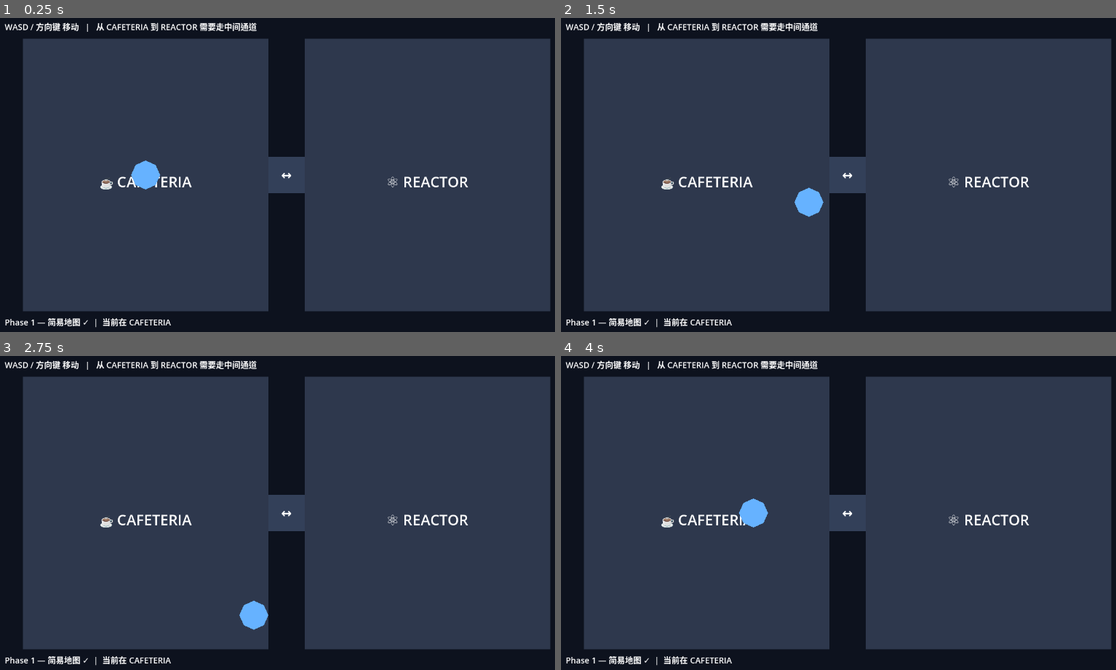
Above: before the commit, frames 1-4 (two rows, left to right).
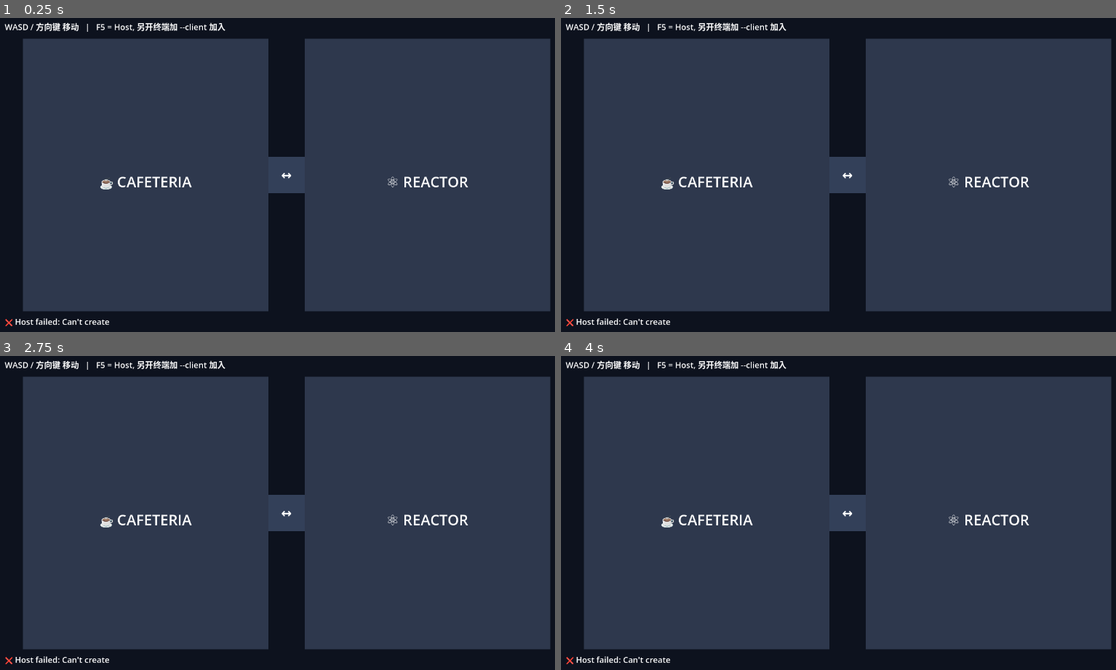
Above: after the commit, the same moments.

Repository: liangshaojie/taikong-sha-game
Game: Godot game, scene res://scenes/main.tscn
Two runs of this game, one before a commit and one after it. Both use one fixed random seed, a clock stepped at 60 frames per second and the inputs below.
Inputs:
- Up to frame 1 (0.25 s): no input
- Up to frame 2 (1.5 s): tap Enter at 0.5 s; hold D (move_right) 0.53-1.28 s; hold S (move_down) from 1.28 s (still down)
- Up to frame 3 (2.75 s): release S (move_down) at 2.03 s; hold D (move_right) from 2.03 s (still down)
- Up to frame 4 (4 s): tap Space at 2.75 s; release D (move_right) at 2.78 s; hold W (move_up) 2.78-3.53 s; hold A (move_left) from 3.53 s (still down)

The runs differ from the first frame. In frame 1, 1.3% of the frame differs, in the area x 0-47%, y 1-99%; in frame 2, 1.3%; in frame 3, 1.3%, in the area x 0-49%, y 1-99%; in frame 4, 1.3%.

Commit message:
feat(net): Phase 2 本地双人原型 - Host/Client 架构
新增网络层：
- scripts/network/lobby.gd    Autoload 网络管理器（host/join/leave + 信号）
- scripts/main.gd              主场景脚本：命令行分发 + 玩家生成
- scripts/start_client.sh      便捷启动 client 的 bash 脚本

修改：
- scripts/player/player.gd     加上 authority 判断，只在 owner 端处理输入
- scenes/player/player.tscn    新增 MultiplayerSynchronizer（同步 position）
- scenes/main.tscn             改成动态生成玩家（删除静态 Player，加 PlayerSpawner）
- project.godot                注册 Lobby 为 autoload（全局单例）

架构说明：
- F5 = 默认作为 host（监听 7777 端口）
- 终端运行 'bash scripts/start_client.sh' 或 'godot --path . -- --client' 作为 client
- 服务端用 MultiplayerSpawner 动态 spawn 玩家，自动同步到所有 peer
- 每个玩家的 authority 设为自己的 peer_id，只有自己能控制自己的位置
- MultiplayerSynchronizer 以 ON_CHANGE 模式同步 position

下一步：Phase 2 - 大厅系统（菜单 UI、房间号、玩家列表）

Diff:
--- a/project.godot
+++ b/project.godot
@@ -14,6 +14,10 @@
 run/main_scene="res://scenes/main.tscn"
 config/features=PackedStringArray("4.6", "Forward Plus")
 config/icon="res://icon.svg"
+
+[autoload]
+
+Lobby="*res://scripts/network/lobby.gd"
 
 [display]
 
--- a/scenes/main.tscn
+++ b/scenes/main.tscn
@@ -1,29 +1,33 @@
-[gd_scene load_steps=3 format=3]
+[gd_scene load_steps=4 format=3]
 
-[ext_resource type="PackedScene" path="res://scenes/game/ship_map.tscn" id="1_ship_map"]
-[ext_resource type="PackedScene" path="res://scenes/player/player.tscn" id="2_player"]
+[ext_resource type="Script" path="res://scripts/main.gd" id="1_main"]
+[ext_resource type="PackedScene" path="res://scenes/game/ship_map.tscn" id="2_ship_map"]
 
 [node name="Main" type="Node2D"]
+script = ExtResource("1_main")
 
-[node name="ShipMap" parent="." instance=ExtResource("1_ship_map")]
+[node name="ShipMap" parent="." instance=ExtResource("2_ship_map")]
+
+[node name="Players" type="Node2D" parent="."]
+
+[node name="PlayerSpawner" type="MultiplayerSpawner" parent="."]
+_spawnable_scenes = PackedStringArray("res://scenes/player/player.tscn")
+spawn_path = NodePath("../Players")
 
 [node name="UI" type="CanvasLayer" parent="."]
 
 [node name="HintLabel" type="Label" parent="UI"]
 offset_left = 20.0
 offset_top = 20.0
-offset_right = 700.0
+offset_right = 1100.0
 offset_bottom = 60.0
-text = "WASD / 方向键 移动   |   从 CAFETERIA 到 REACTOR 需要走中间通道"
+text = "WASD / 方向键 移动   |   F5 = Host, 另开终端加 --client 加入"
 theme_override_font_sizes/font_size = 18
 
 [node name="StatusLabel" type="Label" parent="UI"]
 offset_left = 20.0
 offset_top = 670.0
-offset_right = 900.0
+offset_right = 1260.0
 offset_bottom = 710.0
-text = "Phase 1 — 简易地图 ✓  |  当前在 CAFETERIA"
+text = "Initializing..."
 theme_override_font_sizes/font_size = 18
-
-[node name="Player" parent="." instance=ExtResource("2_player")]
-position = Vector2(330, 360)
--- a/scenes/player/player.tscn
+++ b/scenes/player/player.tscn
@@ -1,9 +1,15 @@
-[gd_scene load_steps=3 format=3]
+[gd_scene load_steps=4 format=3]
 
 [ext_resource type="Script" path="res://scripts/player/player.gd" id="1_player"]
 
 [sub_resource type="CircleShape2D" id="CircleShape2D_1"]
 radius = 32.0
+
+[sub_resource type="SceneReplicationConfig" id="SceneReplicationConfig_1"]
+properties/0/path = NodePath(".:position")
+properties/0/spawn = true
+properties/0/replication_mode = 2
+properties/0/sync = true
 
 [node name="Player" type="CharacterBody2D"]
 script = ExtResource("1_player")
@@ -14,3 +20,6 @@
 
 [node name="CollisionShape2D" type="CollisionShape2D" parent="."]
 shape = SubResource("CircleShape2D_1")
+
+[node name="MultiplayerSynchronizer" type="MultiplayerSynchronizer" parent="."]
+replication_config = SubResource("SceneReplicationConfig_1")
--- /dev/null
+++ b/scripts/main.gd
@@ -0,0 +1,99 @@
+extends Node2D
+
+# Main - 游戏主场景脚本
+# 启动时根据命令行参数决定 host 还是 client
+# 负责玩家对象的动态生成（通过 MultiplayerSpawner）
+
+const PLAYER_SCENE: PackedScene = preload("res://scenes/player/player.tscn")
+
+@onready var player_spawner: MultiplayerSpawner = $PlayerSpawner
+@onready var status_label: Label = $UI/StatusLabel
+
+# 玩家出生点配置（peer_id → 位置）
+const SPAWN_POSITIONS := {
+	1: Vector2(330, 360),   # Host → CAFETERIA
+	2: Vector2(950, 360),   # Client → REACTOR
+}
+
+func _ready() -> void:
+	# 1. 配置 spawner 的自定义生成函数
+	player_spawner.spawn_function = _spawn_player
+
+	# 2. 监听 lobby 信号
+	Lobby.hosted.connect(_on_hosted)
+	Lobby.joined.connect(_on_joined)
+	Lobby.peer_joined.connect(_on_peer_joined)
+	Lobby.peer_left.connect(_on_peer_left)
+	Lobby.connection_failed.connect(_on_connection_failed)
+	Lobby.server_disconnected.connect(_on_server_disconnected)
+
+	# 3. 根据命令行参数决定模式
+	var args := OS.get_cmdline_user_args()
+	if "--client" in args:
+		_start_as_client()
+	else:
+		_start_as_host()
+
+# === 启动模式 ===
+
+func _start_as_host() -> void:
+	var err := Lobby.host_game()
+	if err != OK:
+		_show_status("❌ Host failed: %s" % error_string(err))
+		return
+	# 等 hosted 信号触发后再生成本机玩家
+
+func _start_as_client() -> void:
+	var err := Lobby.join_game()
+	if err != OK:
+		_show_status("❌ Join failed: %s" % error_string(err))
+		return
+	_show_status("🔄 Connecting to %s:%d..." % [Lobby.DEFAULT_SERVER_IP, Lobby.PORT])
+
+# === Lobby 回调 ===
+
+func _on_hosted() -> void:
+	_show_status("🟢 Hosted on port %d. Run another instance with --client to join." % Lobby.PORT)
+	_spawn_player_for(Lobby.get_my_id())
+
+func _on_joined() -> void:
+	_show_status("✅ Connected as Peer %d. Waiting for spawn..." % Lobby.get_my_id())
+
+func _on_peer_joined(peer_id: int) -> void:
+	if Lobby.is_host():
+		_spawn_player_for(peer_id)
+		_show_status("👤 Player %d joined" % peer_id)
+
+func _on_peer_left(peer_id: int) -> void:
+	_show_status("🚪 Player %d left" % peer_id)
+
+func _on_connection_failed() -> void:
+	_show_status("❌ Connection failed. Check that host is running on %s:%d" % [Lobby.DEFAULT_SERVER_IP, Lobby.PORT])
+
+func _on_server_disconnected() -> void:
+	_show_status("🚨 Server disconnected")
+
+# === Spawner 自定义函数 ===
+# 在 host 端调用 player_spawner.spawn(data) 时，会自动在所有 peer 上执行本函数
+
+func _spawn_player(data: Variant) -> Node:
+	var peer_id: int = int(data.get("peer_id", 0))
+	var spawn_pos: Vector2 = data.get("spawn_pos", Vector2.ZERO)
+
+	var player: Node = PLAYER_SCENE.instantiate()
+	player.name = str(peer_id)  # 唯一名（peer_id 即 multiplayer id）
+	player.position = spawn_pos
+	return player
+
+# === 工具 ===
+
+func _spawn_player_for(peer_id: int) -> void:
+	if not Lobby.is_host():
+		return
+	var spawn_pos: Vector2 = SPAWN_POSITIONS.get(peer_id, Vector2(640, 360))
+	player_spawner.spawn({"peer_id": peer_id, "spawn_pos": spawn_pos})
+
+func _show_status(msg: String) -> void:
+	if status_label:
+		status_label.text = msg
+	print("[Main] %s" % msg)
--- /dev/null
+++ b/scripts/network/lobby.gd
@@ -0,0 +1,85 @@
+extends Node
+
+# Lobby - 网络管理器（Autoload，全局单例）
+# 提供房间创建/加入/离开功能，并把网络事件翻译为业务信号
+
+signal hosted                                # 本机成功创建了房间（作为 host）
+signal joined                                # 本机成功加入了房间（作为 client）
+signal peer_joined(peer_id: int)            # 有新玩家加入（host 侧触发）
+signal peer_left(peer_id: int)              # 有玩家断开
+signal connection_failed                     # 加入失败
+signal server_disconnected                  # 与服务器断开（client 侧触发）
+
+const PORT := 7777
+const DEFAULT_SERVER_IP := "127.0.0.1"
+const MAX_CONNECTIONS := 10
+
+func _ready() -> void:
+	multiplayer.peer_connected.connect(_on_peer_connected)
+	multiplayer.peer_disconnected.connect(_on_peer_disconnected)
+	multiplayer.connected_to_server.connect(_on_connected_to_server)
+	multiplayer.connection_failed.connect(_on_connection_failed)
+	multiplayer.server_disconnected.connect(_on_server_disconnected)
+
+# === Public API ===
+
+func host_game() -> Error:
+	"""创建房间（作为 host/服务端）。"""
+	var peer := ENetMultiplayerPeer.new()
+	var error := peer.create_server(PORT, MAX_CONNECTIONS)
+	if error != OK:
+		return error
+	multiplayer.multiplayer_peer = peer
+	hosted.emit()
+	return OK
+
+func join_game(address: String = DEFAULT_SERVER_IP) -> Error:
+	"""加入房间（作为 client）。"""
+	var peer := ENetMultiplayerPeer.new()
+	var error := peer.create_client(address, PORT)
+	if error != OK:
+		return error
+	multiplayer.multiplayer_peer = peer
+	return OK
+
+func leave_game() -> void:
+	"""离开当前房间。"""
+	if multiplayer.multiplayer_peer:
+		multiplayer.multiplayer_peer.close()
+	multiplayer.multiplayer_peer = null
+
+func is_host() -> bool:
+	return multiplayer.multiplayer_peer != null and multiplayer.is_server()
+
+func is_in_game() -> bool:
+	return multiplayer.multiplayer_peer != null
+
+func get_my_id() -> int:
+	if multiplayer.multiplayer_peer:
+		return multiplayer.get_unique_id()
+	return 0
+
+# === Internal callbacks ===
+
+func _on_peer_connected(peer_id: int) -> void:
+	# 仅 host 端会收到这个信号
+	print("[Lobby] Peer %d joined" % peer_id)
+	peer_joined.emit(peer_id)
+
+func _on_peer_disconnected(peer_id: int) -> void:
+	print("[Lobby] Peer %d left" % peer_id)
+	peer_left.emit(peer_id)
+
+func _on_connected_to_server() -> void:
+	print("[Lobby] Connected to server as Peer %d" % multiplayer.get_unique_id())
+	joined.emit()
+
+func _on_connection_failed() -> void:
+	print("[Lobby] Connection failed")
+	multiplayer.multiplayer_peer = null
+	connection_failed.emit()
+
+func _on_server_disconnected() -> void:
+	print("[Lobby] Server disconnected")
+	leave_game()
+	server_disconnected.emit()
--- a/scripts/player/player.gd
+++ b/scripts/player/player.gd
@@ -1,14 +1,21 @@
 extends CharacterBody2D
 
-# 玩家移动脚本 - Phase 1 单人 Demo
-# WASD 或方向键控制移动
+# Player - 玩家移动脚本（联网版）
+# 只在 owner 端处理输入；其他端只接收位置同步
 
 @export var speed: float = 300.0
 
+func _ready() -> void:
+	# Spawner 把玩家名设为 peer_id 字符串，据此设置 authority
+	# 这样每个玩家只在自己的客户端响应输入
+	set_multiplayer_authority(int(name))
+
 func _physics_process(_delta: float) -> void:
+	# 非 authority 端不做输入处理（位置由 MultiplayerSynchronizer 自动同步）
+	if not is_multiplayer_authority():
+		return
+
 	var input_dir := Vector2.ZERO
-
-	# 读取四个方向的输入
 	if Input.is_action_pressed("move_right"):
 		input_dir.x += 1
 	if Input.is_action_pressed("move_left"):
@@ -18,8 +25,5 @@
 	if Input.is_action_pressed("move_up"):
 		input_dir.y -= 1
 
-	# 标准化后乘速度，避免斜向移动比直线更快
 	velocity = input_dir.normalized() * speed
-
-	# CharacterBody2D 自带的移动方法，会自动处理碰撞反弹
 	move_and_slide()
Not shown, added: scripts/start_client.sh
